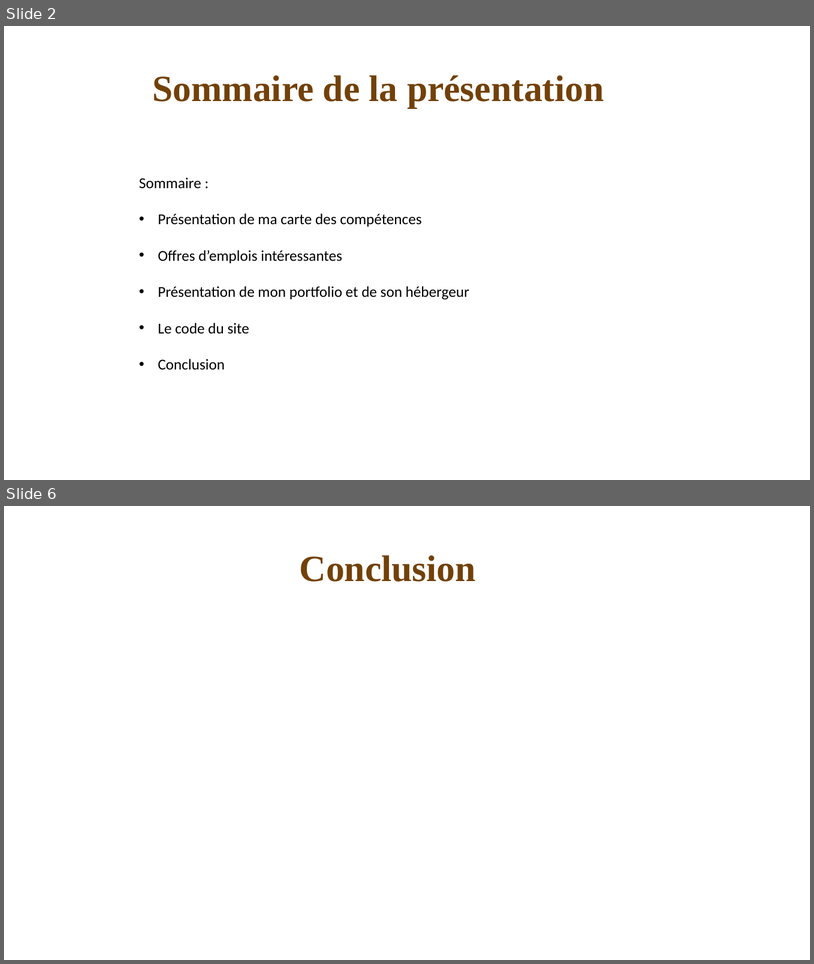
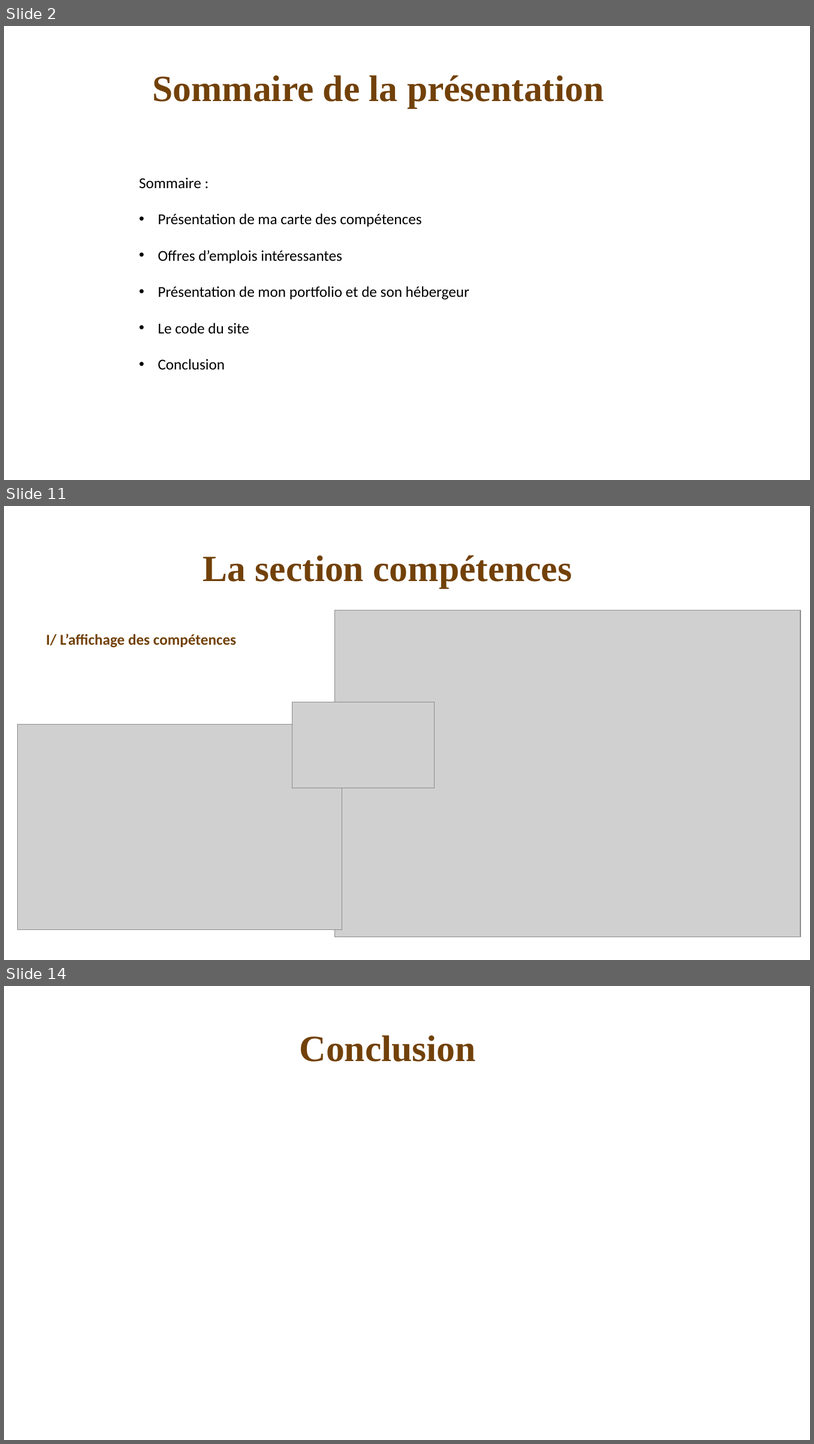
Before and after one commit to VinceDS99/Portfolio, a slide deck: Présentation portfolio.pptx. Shown one above the other, each under a label of ours: slides 2 and 6 before the commit, slides 2, 11 and 14 after it; the slides between them are not shown. The pictures are 814x964 and 814x1444 pixels, drawn with LibreOffice and Linux fonts; fonts in the diff are those of the drawing; grey boxes stand for pictures. Boxes give left, top, right and bottom in pixels: in the first picture for what was removed or moved away, otherwise in the second. Text is boxed around its words. In the diff, an @@ line names an element or a change of style, - is before the commit and + after.

```diff
--- a/Présentation portfolio.pptx
+++ b/Présentation portfolio.pptx
@@ slide 11 added at box(4, 506, 810, 960), background #FFFFFF @@
@@ text added at box(203, 555, 573, 588), 44 pt, text #724209, bold @@
+La section compétences
@@ picture added at box(335, 610, 801, 937) @@
@@ text added at box(46, 634, 236, 648), 18 pt, text #724209, bold @@
+I/ L’affichage des compétences
@@ picture added at box(293, 702, 435, 788) @@
@@ picture added at box(17, 724, 342, 930) @@
@@ what was slide 6 is now slide 14 @@
```
Also in this commit, not shown: 2 slides changed, 8 other slides added, 1 slide removed, 3 other files.
